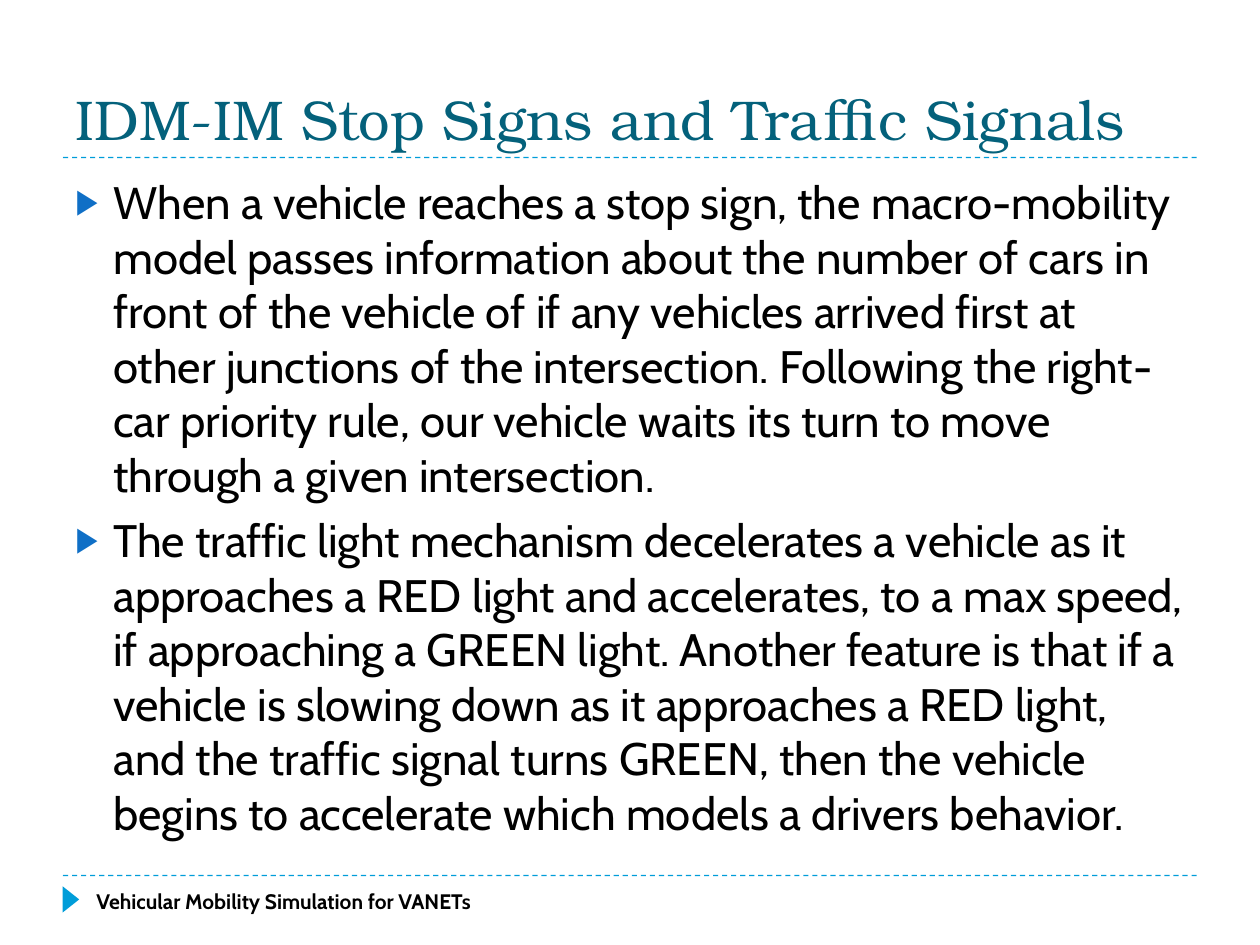
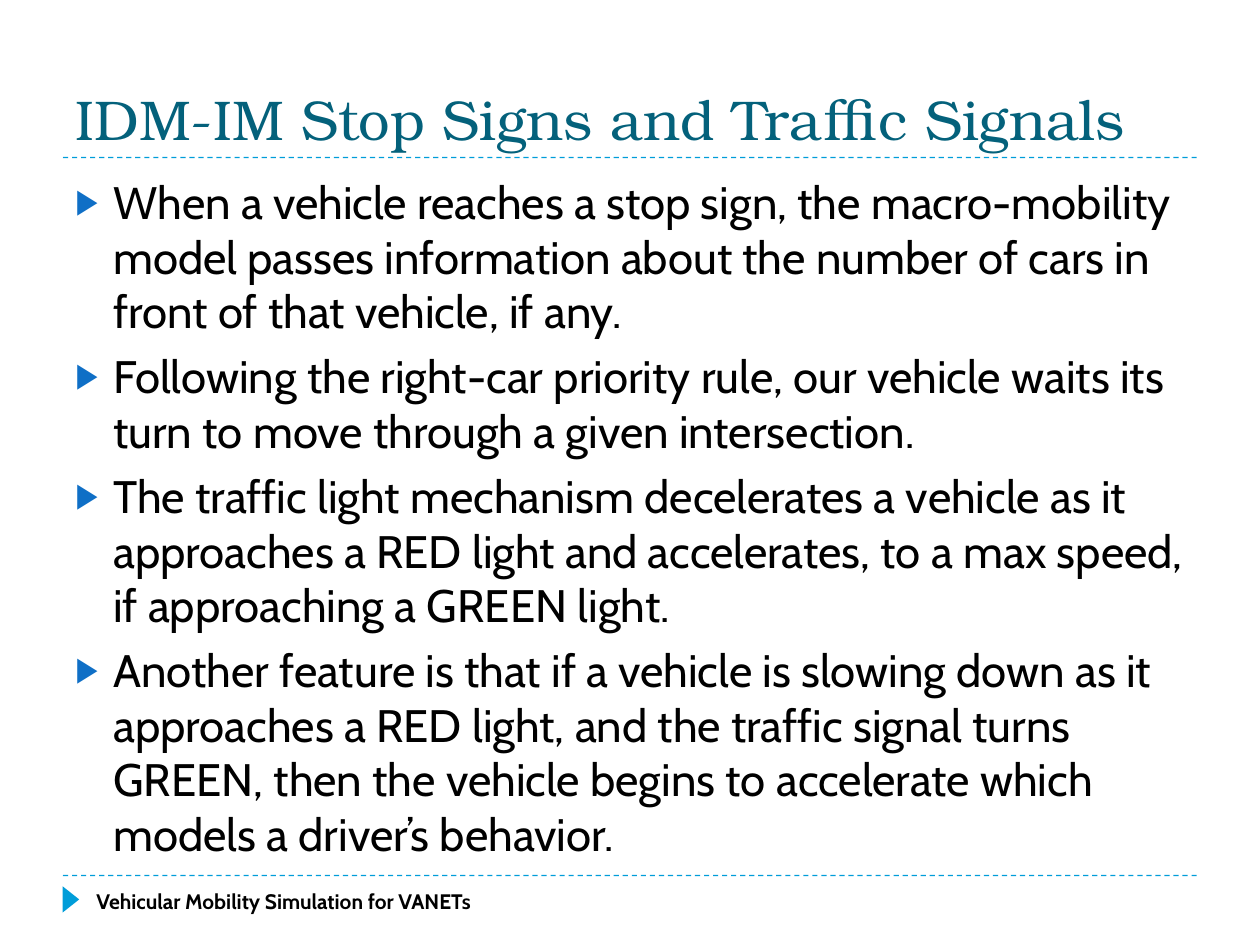
Before and after one commit to f33losopher/EEMaster_VANET, a slide deck: slide 34 of VANET_Felix.pptx. Drawn at 1260x945 pixels with LibreOffice and Linux fonts; fonts in the diff are those of the drawing. Boxes give left, top, right and bottom in pixels: in the first picture for what was removed or moved away, otherwise in the second. Text is boxed around its words. In the diff, an @@ line names an element or a change of style, - is before the commit and + after.

```diff
--- a/VANET_Felix.pptx
+++ b/VANET_Felix.pptx
@@ text at (x1=113, y1=185, x2=1183, y2=852): text changed @@
-▶ When a vehicle reaches a stop sign, the macro-mobility model passes information about the number of cars in front of the vehicle of if any vehicles arrived first at other junctions of the intersection. Following the right-car priority rule, our vehicle waits its turn to move through a given intersection.
-▶ The traffic light mechanism decelerates a vehicle as it approaches a RED light and accelerates, to a max speed, if approaching a GREEN light. Another feature is that if a vehicle is slowing down as it approaches a RED light, and the traffic signal turns GREEN, then the vehicle begins to accelerate which models a drivers behavior.
+▶ When a vehicle reaches a stop sign, the macro-mobility model passes information about the number of cars in front of that vehicle, if any.
+▶ Following the right-car priority rule, our vehicle waits its turn to move through a given intersection.
+▶ The traffic light mechanism decelerates a vehicle as it approaches a RED light and accelerates, to a max speed, if approaching a GREEN light.
+▶ Another feature is that if a vehicle is slowing down as it approaches a RED light, and the traffic signal turns GREEN, then the vehicle begins to accelerate which models a driver’s behavior.
```
Also in this commit, not shown: 51 other slides changed, 3 slides removed, 1 other file.
